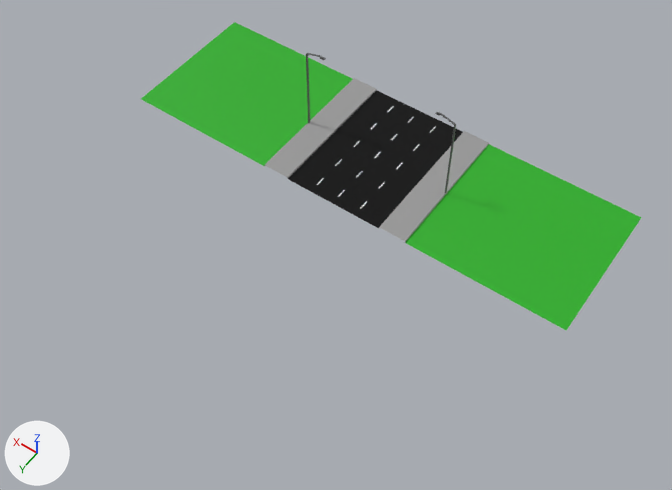
An edit to the FBX model DrogaMiasto3.fbx, drawn before and after from the same camera.
Rendered twice from a camera (50 mm lens) standing at (-32.9, 52.5, 65.5) and looking at (-3.4, 11.1, 0.5). Lighting does not change. The marker at lower left points along +X, +Y and +Z. Where no turn or scale is listed for an object, it has been applied to the vertices.

The scene before the commit, as lines of its bpy script (objects in view):
```python
me_plane_001 = bpy.data.meshes.new('Plane.001')
me_plane_001.from_pydata(...)  # 162 vertices, 76 faces; spans x -24.0..24.0, y -8.0..7.0, z 0.0..9.4
# faces by material slot: [2, 20, 6, 2, 46]
me_plane_001.materials.append(mat_droga)  # black #000000
me_plane_001.materials.append(mat_pasy)  # white #e7e7e7
me_plane_001.materials.append(mat_chodnik)  # grey #999999
me_plane_001.materials.append(mat_trawa)  # green #26ad1f
me_plane_001.materials.append(mat_material)  # dark grey #5c5c5c
ob_drogamiasto = bpy.data.objects.new('DrogaMiasto', me_plane_001)
ob_drogamiasto.location = (0.0, 0.0, 0.0)
```
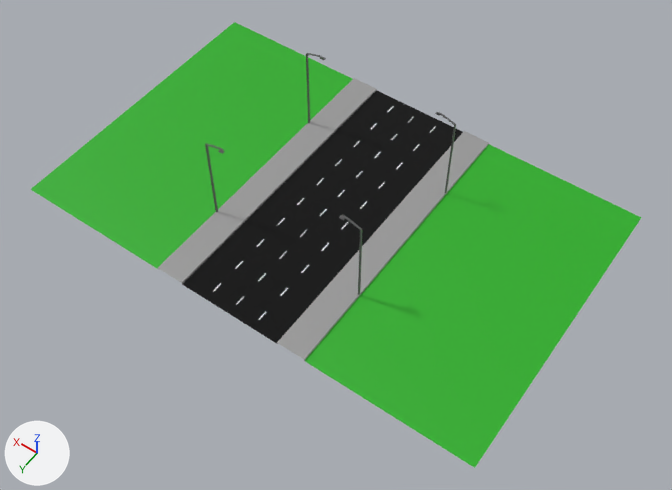
The newer file is also turned or shifted as a whole; pictures and numbers use the older file's frame.

What differs and where, as boxes (x1, y1, x2, y2) in the pictures (672 x 490 px):
'DrogaMiasto', reshaped (22% wider, 45% taller)
    before: (141, 22, 641, 330)
    after: (31, 22, 641, 468)
part 1 of me_plane_001, added (green)
    after: (305, 243, 566, 468)
part 2 of me_plane_001, added
    after: (342, 215, 362, 295)
part 3 of me_plane_001, added (green)
    after: (31, 99, 263, 269)
part 4 of me_plane_001, added
    after: (205, 143, 223, 212)
part 5 of me_plane_001, added
    after: (158, 165, 405, 361)

What the commit changed:
me_plane_001 is used by ob_drogamiasto; location (0.0, 0.0, 0.0).
me_plane_001 had 162 vertices, 76 faces and spanned x -24.0..24.0, y -8.0..7.0, z 0.0..9.4.
me_plane_001 now has 315 vertices, 152 faces and spans x -24.0..24.0, y -8.0..22.0, z 0.0..9.4.
me_plane_001 part 1: the loose piece of 4 vertices spanning x -24.0..-8.0, y -8.0..7.0, z 0.0 is copied, and the copy is moved by (0.0, 15.0, 0.0); it spans x -24.0..-8.0, y 7.0..22.0, z 0.0.
me_plane_001 part 2: the loose piece of 20 vertices spanning x -8.0..-6.1, y -0.2..0.0, z 0.0..9.4 is copied, and the copy is mirrored in y about its middle, then moved by (0.0, 14.2, 0.0); it spans x -8.0..-6.1, y 14.0..14.2, z 0.0..9.4.
me_plane_001 part 3: the loose piece of 4 vertices spanning x 8.0..24.0, y -8.0..7.0, z 0.0 is copied, and the copy is moved by (0.0, 15.0, 0.0); it spans x 8.0..24.0, y 7.0..22.0, z 0.0.
me_plane_001 part 4: the loose piece of 20 vertices spanning x 6.1..8.0, y -0.2..0.0, z 0.0..9.4 is copied, and the copy is mirrored in y about its middle, then moved by (0.0, 14.2, 0.0); it spans x 6.1..8.0, y 14.0..14.2, z 0.0..9.4.
me_plane_001 part 5: 9 vertices added at x -8.0..8.0, y 22.0, z 0.0..0.2.
